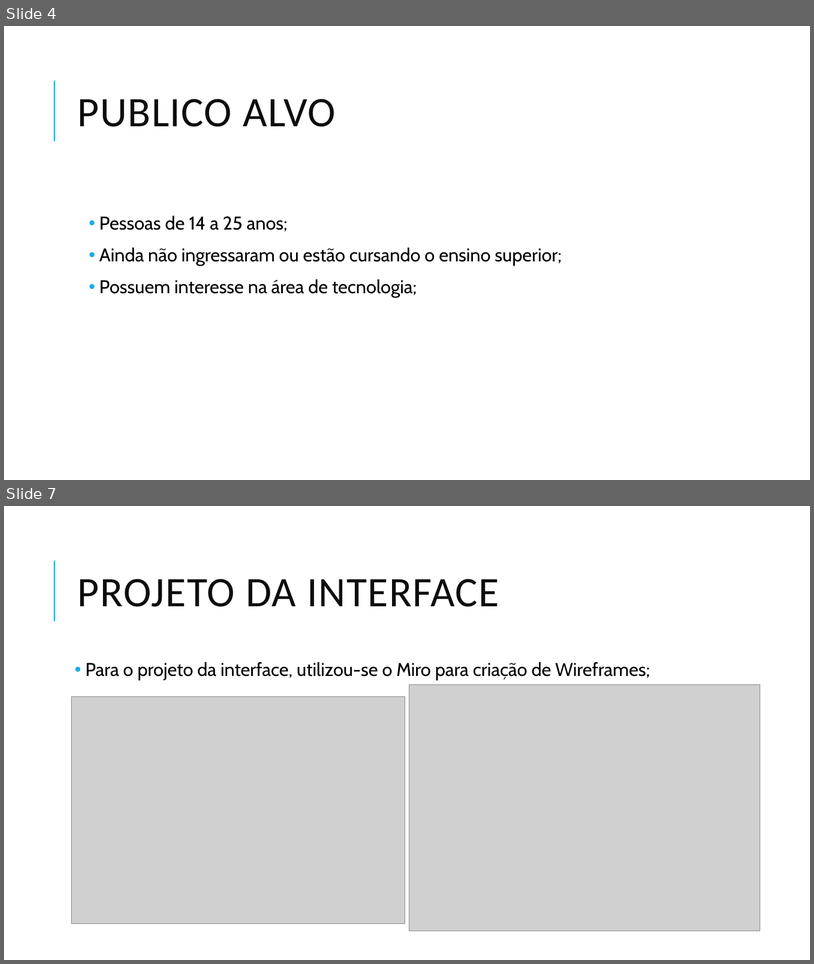
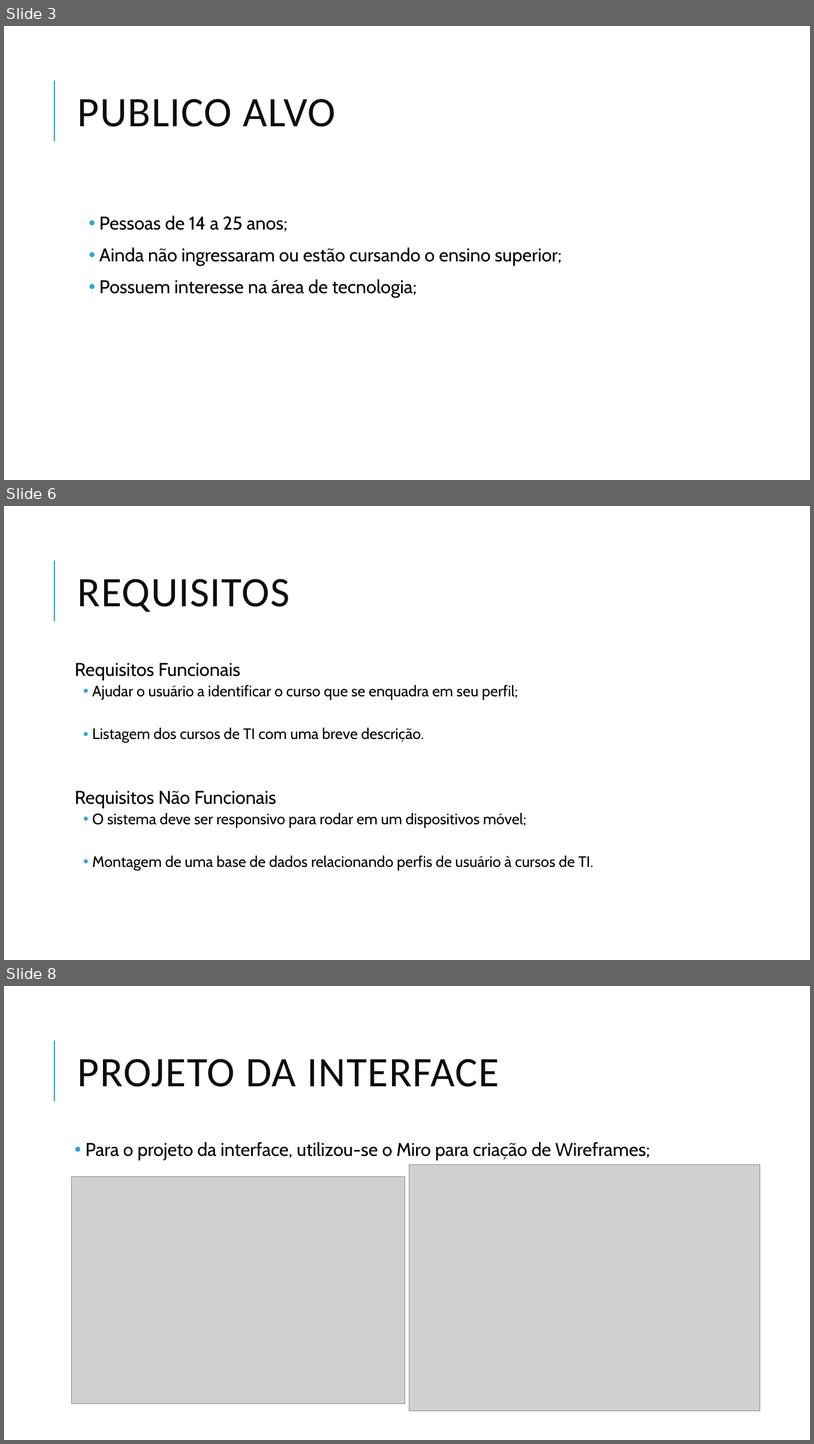
Before and after one commit to ICEI-PUC-Minas-PPLES-TI/plf-es-2022-1-ti1-7946100-01-g5-entedimento-das-areas-de-ti, a slide deck: docs/apresentacao/apresentacao 1.pptx. Shown one above the other, each under a label of ours: slides 4 and 7 before the commit, slides 3, 6 and 8 after it; the slides between them are not shown. The pictures are 814x964 and 814x1444 pixels, drawn with LibreOffice and Linux fonts; fonts in the diff are those of the drawing; grey boxes stand for pictures. Boxes give left, top, right and bottom in pixels: in the first picture for what was removed or moved away, otherwise in the second. Text is boxed around its words. In the diff, an @@ line names an element or a change of style, - is before the commit and + after.

```diff
--- a/docs/apresentacao/apresentacao 1.pptx
+++ b/docs/apresentacao/apresentacao 1.pptx
@@ slide 6 added at [4,506,810,960], background #FFFFFF; not listed: 1 template element that a slide beside it also shows @@
@@ title added at [78,579,290,612], 50 pt, text #0D0D0D @@
+REQUISITOS
@@ text added at [75,663,594,870], 18 pt, text #000000 @@
+Requisitos Funcionais
+  • Ajudar o usuário a identificar o curso que se enquadra em seu perfil;
+  • Listagem dos cursos de TI com uma breve descrição.
+Requisitos Não Funcionais
+  • O sistema deve ser responsivo para rodar em um dispositivos móvel;
+  • Montagem de uma base de dados relacionando perfis de usuário à cursos de TI.
@@ what was slide 4 is now slide 3 @@
@@ what was slide 7 is now slide 8 @@
```
Also in this commit, not shown: 6 slides changed, 1 other file.
